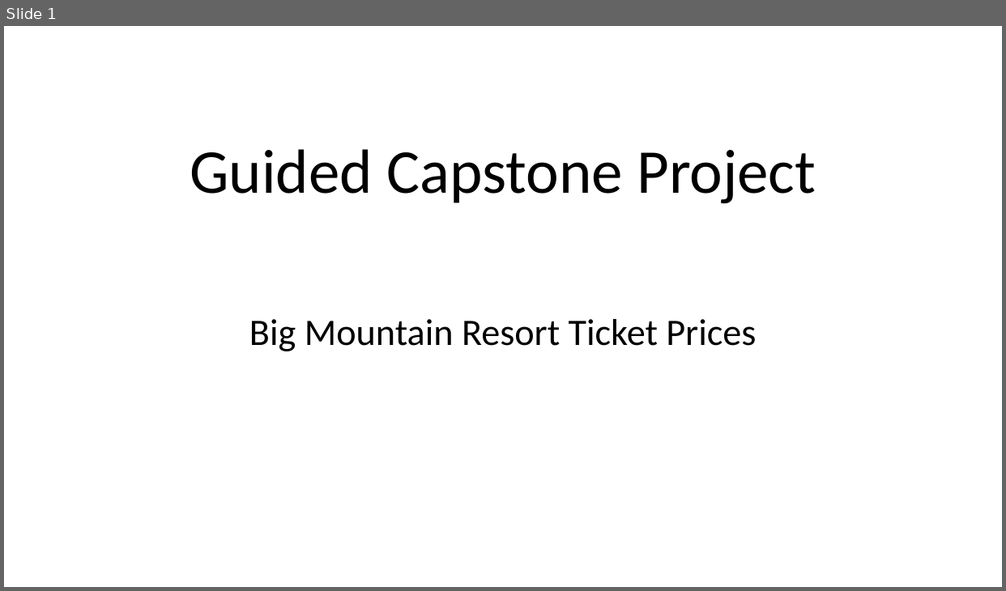
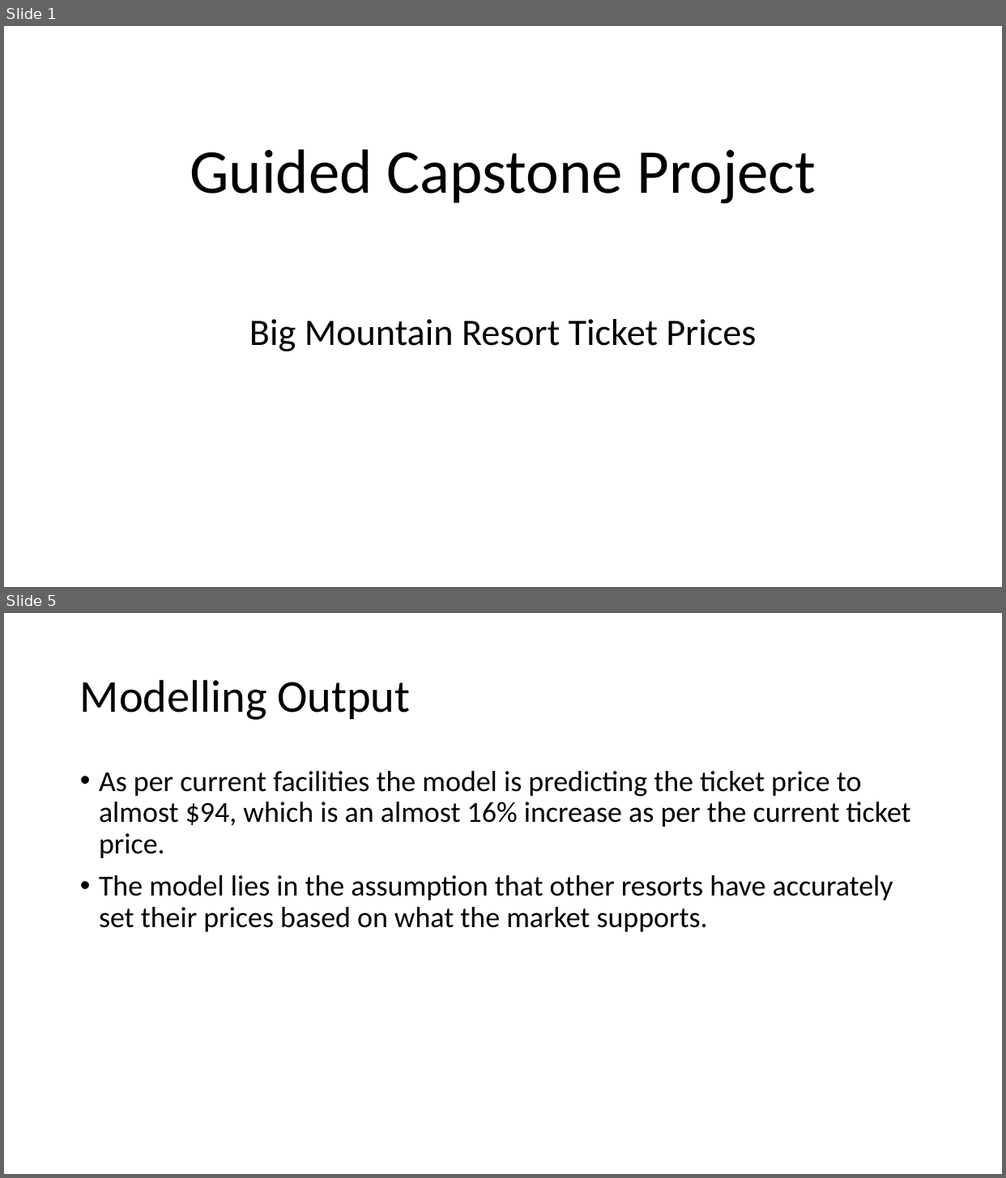
Before and after one commit to shubhamnjain23/DataScienceGuidedCapstone, a slide deck: Guided_Capstone_Slide_Deck.pptx. Shown one above the other, each under a label of ours: slide 1 before the commit, slides 1 and 5 after it; the slides between them are not shown. The pictures are 1006x591 and 1006x1178 pixels, drawn with LibreOffice and Linux fonts; fonts in the diff are those of the drawing. Boxes give left, top, right and bottom in pixels: in the first picture for what was removed or moved away, otherwise in the second. Text is boxed around its words. In the diff, an @@ line names an element or a change of style, - is before the commit and + after.

```diff
--- a/Guided_Capstone_Slide_Deck.pptx
+++ b/Guided_Capstone_Slide_Deck.pptx
@@ slide 5 added at [4, 613, 1002, 1174], background #FFFFFF @@
@@ title added at [80, 679, 410, 720], 44 pt, text #000000 @@
+Modelling Output
@@ text added at [99, 771, 911, 932], 28 pt, text #000000 @@
+• As per current facilities the model is predicting the ticket price to almost $94, which is an almost 16% increase as per the current ticket price.
+• The model lies in the assumption that other resorts have accurately set their prices based on what the market supports.
```
Also in this commit, not shown: 3 slides changed, 2 other slides added, 1 other file.
